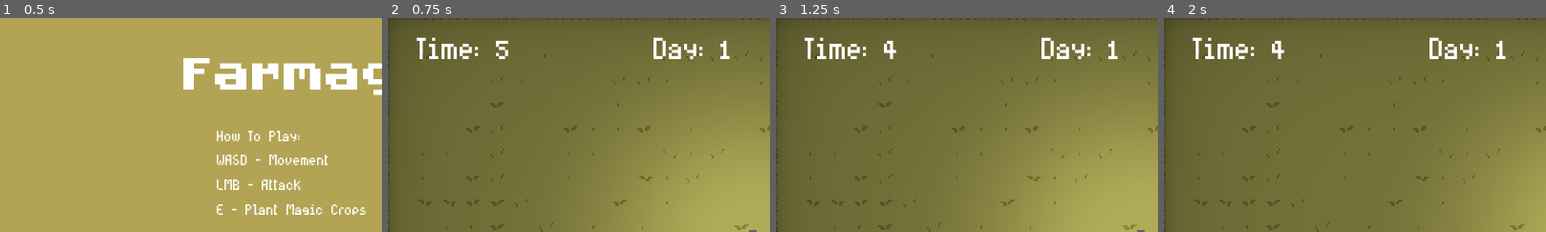
Above: before the commit, frames 1-4 (left to right).
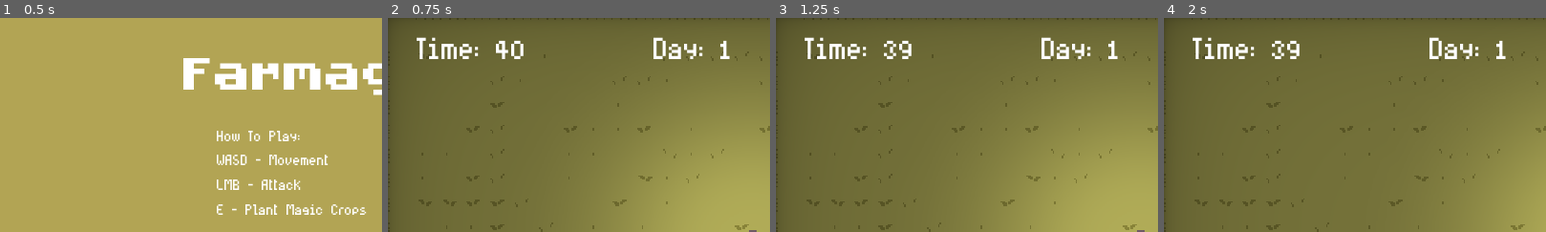
Above: after the commit, the same moments.

Repository: AJ08Coder/LudumDare52
Game: Godot game, scene res://UI/TitleScreen.tscn
Same seed, same stepped clock (60 frames per second), same inputs: the game is played once before the commit and once after it.
Inputs (mouse positions are % of the whole screen's width and height, from its top left):
- Up to frame 1 (0.5 s): no input
- Up to frame 2 (0.75 s): click "Play" at 0.5 s
- Up to frame 3 (1.25 s): no input
- Up to frame 4 (2 s): move the mouse to (19, 7) at 1.27 s; press the mouse at (19, 7) at 1.28 s; hold D (move_right) from 1.28 s (still down)
The pictures show only the part of the screen within x 0-50%, y 0-50%; the shares and areas given below are measured in that part.

Frame 1 is identical in both runs. In frame 2, 0.3% of the frame differs, in the area x 28-36%, y 10-20%; in frame 3, 0.3%; in frame 4, 0.3%.

Commit message:
Skeleton sound and enemy teleport particles

Diff:
--- a/Characters/Enemy/Enemy.gd
+++ b/Characters/Enemy/Enemy.gd
@@ -14,6 +14,8 @@
 onready var health_bar_timer: Timer = $HealthBarTimer
 onready var buff_anim_timer: Timer = $BuffAnimTimer
 onready var buff_animation_player: AnimationPlayer = $BuffAnimationPlayer
+
+var particle = preload("res://Enviroment/ExpolsiveParticle.tscn")
 
 export(String) var moving_anim
 export(String) var idle_anim
@@ -172,7 +174,14 @@
 	state = ATTACK
 
 
-
+func instance_and_play_particle_at(loc, color):
+	var instance = particle.instance()
+	instance.global_position = loc
+	instance.modulate = color
+	get_parent().add_child(instance)
+	instance.emitting = true
+	if not instance.is_emitting():
+		instance.queue_free()
 
 func _on_StunnedTimer_timeout():
 	state = SURROUND
--- a/Characters/Enemy/Skeleton.gd
+++ b/Characters/Enemy/Skeleton.gd
@@ -42,7 +42,9 @@
 				health += 10
 
 		Global.crop_types.TELEPORT:
+			instance_and_play_particle_at(global_position,Color(0.576471, 0.223529, 1))
 			self.global_position = Global.get_tele_pos()
+			instance_and_play_particle_at(global_position,Color(0.576471, 0.223529, 1))
 
 
 func _on_SwitchPos_timeout() -> void:
--- a/Characters/Enemy/Skeleton.tscn
+++ b/Characters/Enemy/Skeleton.tscn
@@ -1,9 +1,10 @@
-[gd_scene load_steps=12 format=2]
+[gd_scene load_steps=13 format=2]
 
 [ext_resource path="res://Characters/Enemy/Enemy.tscn" type="PackedScene" id=1]
 [ext_resource path="res://Art/skeleton.png" type="Texture" id=2]
 [ext_resource path="res://Art/bow.png" type="Texture" id=3]
 [ext_resource path="res://Characters/Enemy/Skeleton.gd" type="Script" id=4]
+[ext_resource path="res://Sounds/skeletonhurt.wav" type="AudioStream" id=5]
 
 [sub_resource type="Animation" id=1]
 length = 0.001
@@ -34,6 +35,18 @@
 "transitions": PoolRealArray( 1, 1, 1, 1 ),
 "update": 1,
 "values": [ 4, 5, 6, 7 ]
+}
+tracks/1/type = "value"
+tracks/1/path = NodePath("Hurt:playing")
+tracks/1/interp = 1
+tracks/1/loop_wrap = true
+tracks/1/imported = false
+tracks/1/enabled = true
+tracks/1/keys = {
+"times": PoolRealArray( 0 ),
+"transitions": PoolRealArray( 1 ),
+"update": 1,
+"values": [ true ]
 }
 
 [sub_resource type="Animation" id=4]
@@ -169,5 +182,9 @@
 wait_time = 3.0
 autostart = true
 
+[node name="Hurt" type="AudioStreamPlayer2D" parent="." index="15"]
+stream = ExtResource( 5 )
+volume_db = -5.0
+
 [connection signal="timeout" from="SwitchPos" to="." method="_on_SwitchPos_timeout"]
 [connection signal="timeout" from="ShootTimer" to="." method="_on_ShootTimer_timeout"]
--- a/Characters/Enemy/Zombie.gd
+++ b/Characters/Enemy/Zombie.gd
@@ -50,4 +50,6 @@
 				health += 10
 				show_health_bar()
 		Global.crop_types.TELEPORT:
+			instance_and_play_particle_at(global_position,Color(0.576471, 0.223529, 1))
 			self.global_position = Global.get_tele_pos()
+			instance_and_play_particle_at(global_position,Color(0.576471, 0.223529, 1))
--- a/Enviroment/World.tscn
+++ b/Enviroment/World.tscn
@@ -405,7 +405,7 @@
 anims/RESET = SubResource( 7 )
 
 [node name="DayTime" type="Timer" parent="Cycle"]
-wait_time = 5.0
+wait_time = 40.0
 one_shot = true
 autostart = true
 
Not shown, added: Sounds/skeletonhurt.wav.import
Not shown, added: Sounds/skeletonhurt.wav
